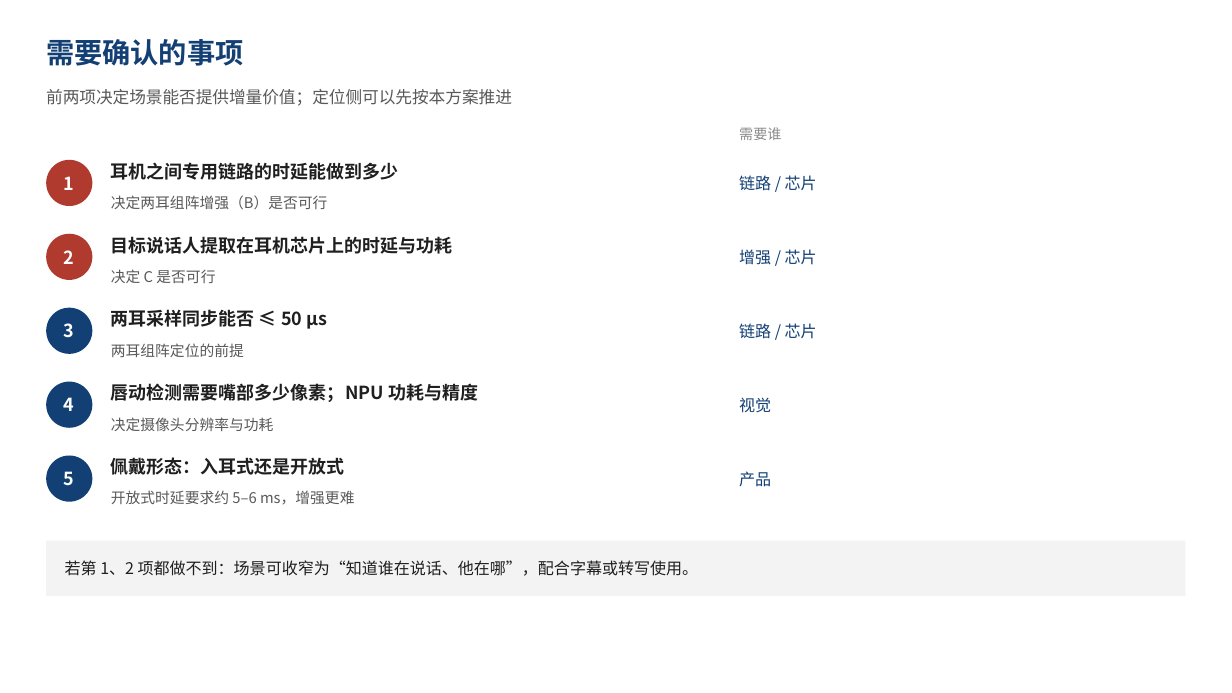
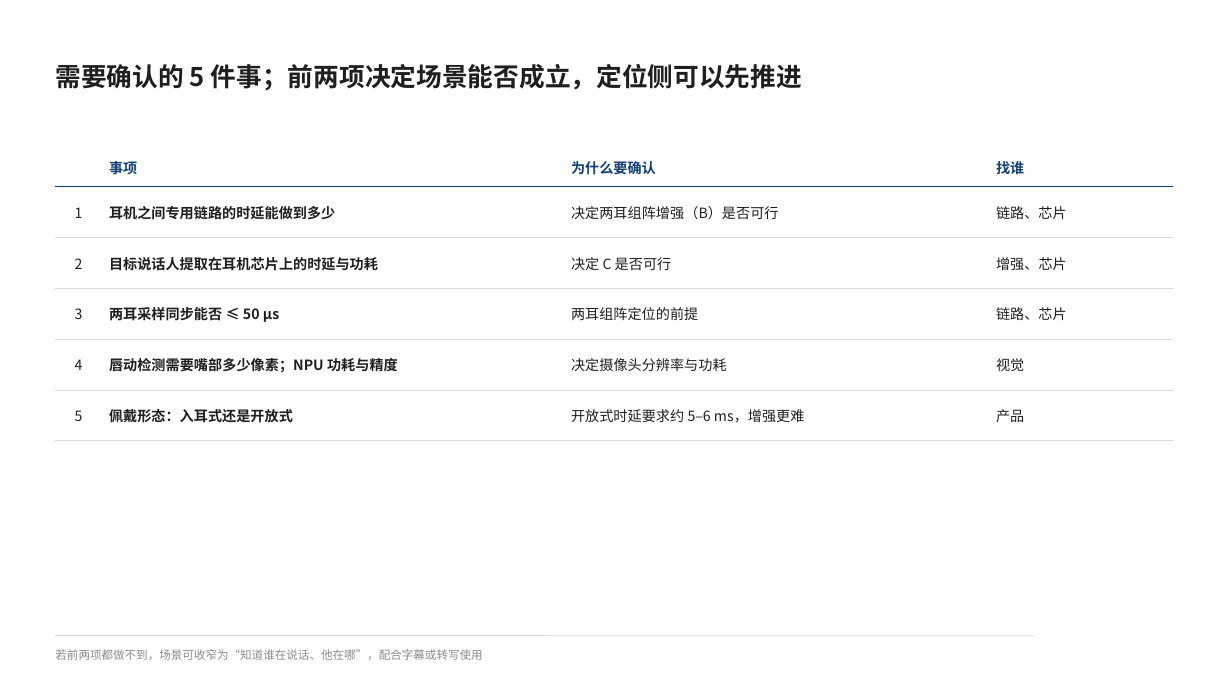
Before and after one commit to ZeroFoxxi/ssl-scene1, a slide deck: slide 14 of 02_耳机声源定位/耳机摄像头听觉辅助_整体设计方案.pptx. Drawn at 1232x693 pixels with LibreOffice and Linux fonts; fonts in the diff are those of the drawing. Boxes give left, top, right and bottom in pixels: in the first picture for what was removed or moved away, otherwise in the second. Text is boxed around its words. In the diff, an @@ line names an element or a change of style, - is before the commit and + after.

```diff
--- a/02_耳机声源定位/耳机摄像头听觉辅助_整体设计方案.pptx
+++ b/02_耳机声源定位/耳机摄像头听觉辅助_整体设计方案.pptx
@@ text removed at <box>46,89,512,106</box> @@
-前两项决定场景能否提供增量价值；定位侧可以先按本方案推进
@@ text at <box>55,64,802,91</box>: text changed; size 22 to 20 pt; text colour #134074 to #1F1F1F @@
-需要确认的事项
+需要确认的 5 件事；前两项决定场景能否成立，定位侧可以先推进
@@ table added at <box>55,148,1174,427</box>, 6 rows, 4 columns @@
+ | 事项 | 为什么要确认 | 找谁
+1 | 耳机之间专用链路的时延能做到多少 | 决定两耳组阵增强（B）是否可行 | 链路、芯片
+2 | 目标说话人提取在耳机芯片上的时延与功耗 | 决定 C 是否可行 | 增强、芯片
+3 | 两耳采样同步能否 ≤ 50 µs | 两耳组阵定位的前提 | 链路、芯片
+4 | 唇动检测需要嘴部多少像素；NPU 功耗与精度 | 决定摄像头分辨率与功耗 | 视觉
+5 | 佩戴形态：入耳式还是开放式 | 开放式时延要求约 5–6 ms，增强更难 | 产品
@@ text removed at <box>739,127,781,140</box> @@
-需要谁
@@ ellipse removed at <box>46,160,92,206</box> @@
@@ text removed at <box>64,176,75,190</box> @@
-1
@@ text removed at <box>111,162,399,180</box> @@
-耳机之间专用链路的时延能做到多少
@@ text removed at <box>739,175,817,191</box> @@
-链路 / 芯片
@@ text removed at <box>111,195,328,209</box> @@
-决定两耳组阵增强（B）是否可行
@@ ellipse removed at <box>46,234,92,280</box> @@
@@ text removed at <box>111,236,453,254</box> @@
-目标说话人提取在耳机芯片上的时延与功耗
@@ text removed at <box>64,250,75,264</box> @@
-2
@@ text removed at <box>111,269,215,283</box> @@
-决定 C 是否可行
@@ text removed at <box>739,249,817,265</box> @@
-增强 / 芯片
@@ ellipse removed at <box>46,308,92,354</box> @@
@@ text removed at <box>64,323,75,338</box> @@
-3
@@ text removed at <box>111,309,327,329</box> @@
-两耳采样同步能否 ≤ 50 µs
@@ text removed at <box>739,323,817,339</box> @@
-链路 / 芯片
@@ text removed at <box>111,343,244,357</box> @@
-两耳组阵定位的前提
@@ ellipse removed at <box>46,382,92,428</box> @@
@@ text removed at <box>111,383,478,402</box> @@
-唇动检测需要嘴部多少像素；NPU 功耗与精度
@@ text removed at <box>64,397,75,411</box> @@
-4
@@ text removed at <box>111,417,274,431</box> @@
-决定摄像头分辨率与功耗
@@ text removed at <box>739,397,771,413</box> @@
-视觉
@@ ellipse removed at <box>46,456,92,502</box> @@
@@ text removed at <box>64,471,75,486</box> @@
-5
@@ text removed at <box>111,457,345,475</box> @@
-佩戴形态：入耳式还是开放式
@@ text removed at <box>739,471,771,487</box> @@
-产品
@@ text removed at <box>111,490,355,504</box> @@
-开放式时延要求约 5–6 ms，增强更难
@@ rectangle removed at <box>46,541,1186,596</box> @@
@@ text at <box>55,649,482,660</box>: text changed; size 12.5 to 9 pt; text colour #1F1F1F to #8C8C8C @@
-若第 1、2 项都做不到：场景可收窄为“知道谁在说话、他在哪”，配合字幕或转写使用。
+若前两项都做不到，场景可收窄为“知道谁在说话、他在哪”，配合字幕或转写使用
@@ line added from (55, 636) to (1035, 636), #D9D9D9 0.75 pt @@
```
Also in this commit, not shown: 17 other slides changed, 5 other files.
